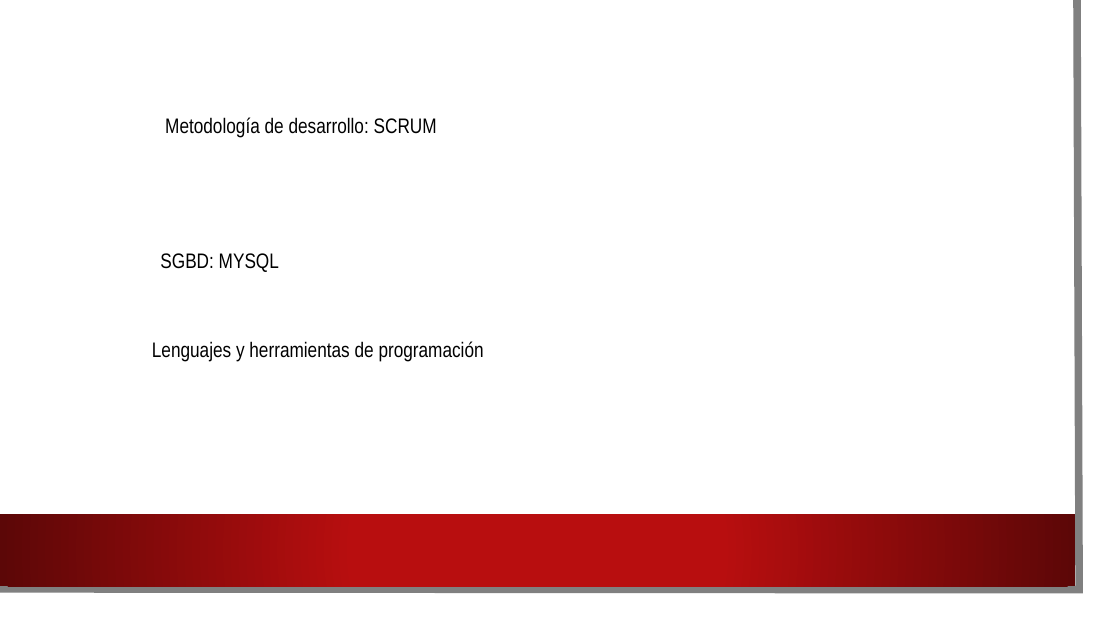
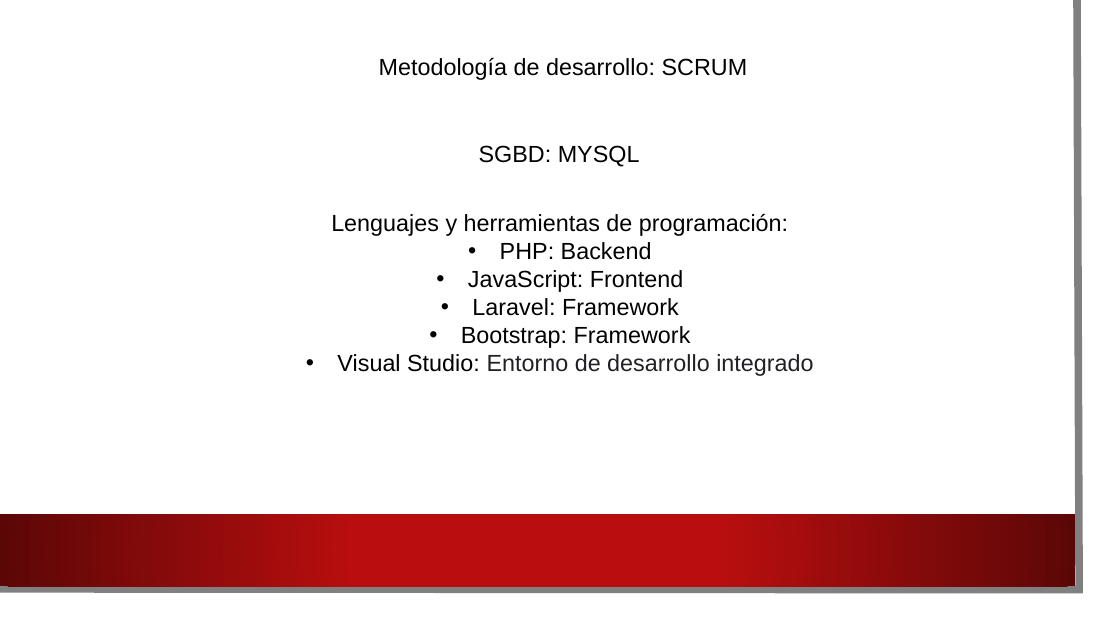
Before and after one commit to HeberZabdiel/FarmaciaGiDocumentos, a slide deck: slide 9 of Presentacion asesor uno.pptx. Drawn at 1120x630 pixels with LibreOffice and Linux fonts; fonts in the diff are those of the drawing; background and template pictures are left out. Boxes give left, top, right and bottom in pixels: in the first picture for what was removed or moved away, otherwise in the second. Text is boxed around its words. In the diff, an @@ line names an element or a change of style, - is before the commit and + after.

```diff
--- a/Presentacion asesor uno.pptx
+++ b/Presentacion asesor uno.pptx
@@ text "Metodología de desarrollo: SCRUM": place and size @@
-text "Metodología de desarrollo: SCRUM" at [165,117,437,138]
+text "Metodología de desarrollo: SCRUM" at [379,57,748,80]
@@ text "Metodología de desarrollo: SCRUM" at [379,57,748,80]: size 18 to 20 pt, font Arial Narrow to Arial; alignment left to centre; vertical alignment top to middle @@
@@ text "SGBD: MYSQL": place and size @@
-text "SGBD: MYSQL" at [160,253,279,272]
+text "SGBD: MYSQL" at [479,145,640,167]
@@ text "SGBD: MYSQL" at [479,145,640,167]: size 18 to 20 pt, font Arial Narrow to Arial @@
@@ text at [331,213,813,376]: text changed; size 18 to 20 pt; font Arial Narrow to Arial @@
-Lenguajes y herramientas de programación
+Lenguajes y herramientas de programación:
+• PHP: Backend
+• JavaScript: Frontend
+• Laravel: Framework
+• Bootstrap: Framework
+• Visual Studio: Entorno de desarrollo integrado
```
Also in this commit, not shown: 3 other slides changed, 1 slide added, 1 slide removed, 2 other files.
